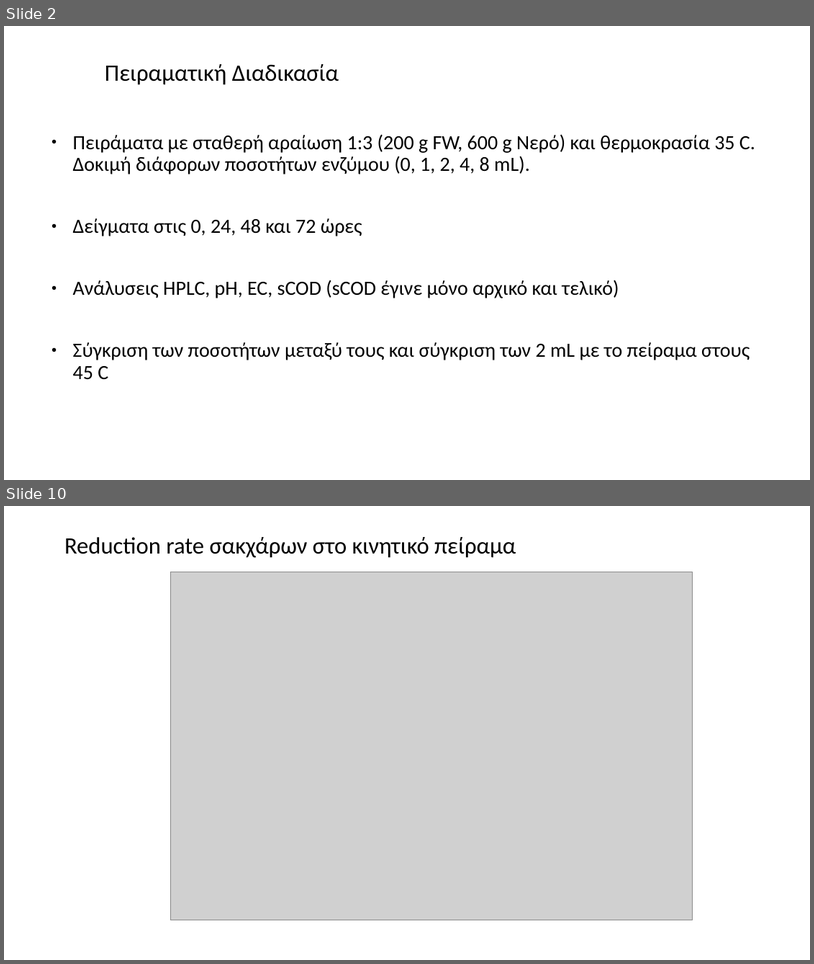
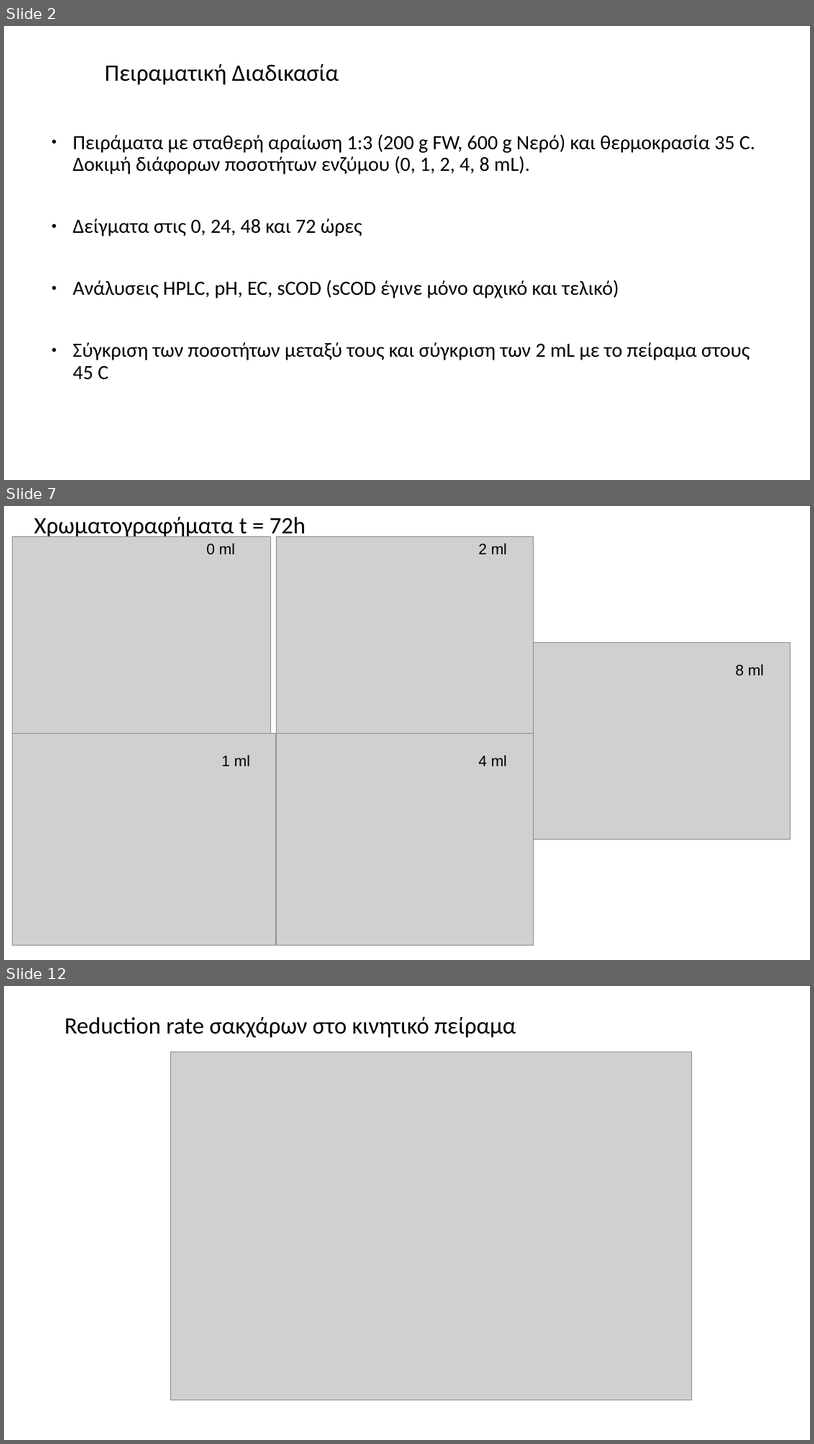
Before and after one commit to Vidianos-Giannitsis/masters-thesis, a slide deck: Reports/lab_scale_SSF_trial_2.pptx. Shown one above the other, each under a label of ours: slides 2 and 10 before the commit, slides 2, 7 and 12 after it; the slides between them are not shown. The pictures are 814x964 and 814x1444 pixels, drawn with LibreOffice and Linux fonts; fonts in the diff are those of the drawing; grey boxes stand for pictures. Boxes give left, top, right and bottom in pixels: in the first picture for what was removed or moved away, otherwise in the second. Text is boxed around its words. In the diff, an @@ line names an element or a change of style, - is before the commit and + after.

```diff
--- a/Reports/lab_scale_SSF_trial_2.pptx
+++ b/Reports/lab_scale_SSF_trial_2.pptx
@@ slide 7 added at bbox=[4, 506, 810, 960], background #FFFFFF @@
@@ title added at bbox=[34, 517, 306, 539], 28 pt, text #000000 @@
+Χρωματογραφήματα t = 72h
@@ picture added at bbox=[13, 536, 271, 733] @@
@@ text added at bbox=[206, 543, 235, 554], 18 pt, text #000000 @@
+0 ml
@@ picture added at bbox=[276, 536, 533, 734] @@
@@ text added at bbox=[478, 543, 507, 554], 18 pt, text #000000 @@
+2 ml
@@ picture added at bbox=[533, 642, 790, 839] @@
@@ text added at bbox=[736, 664, 764, 675], 18 pt, text #000000 @@
+8 ml
@@ picture added at bbox=[13, 733, 276, 944] @@
@@ picture added at bbox=[276, 733, 533, 944] @@
@@ text added at bbox=[221, 754, 250, 766], 18 pt, text #000000 @@
+1 ml
@@ text added at bbox=[478, 754, 507, 766], 18 pt, text #000000 @@
+4 ml
@@ what was slide 10 is now slide 12 @@
```
Also in this commit, not shown: 5 slides changed, 8 other slides added, 4 slides removed, 19 other files.
